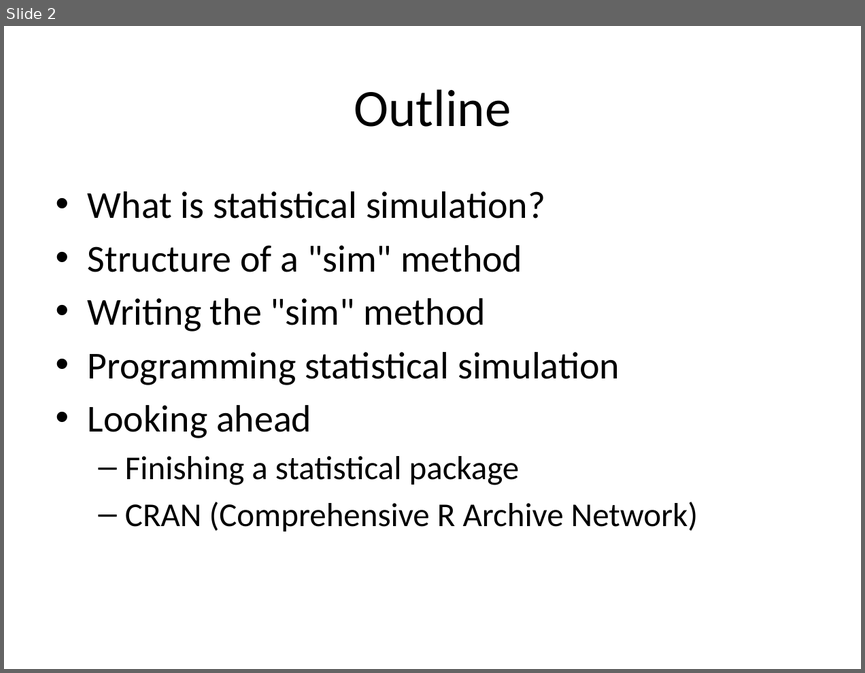
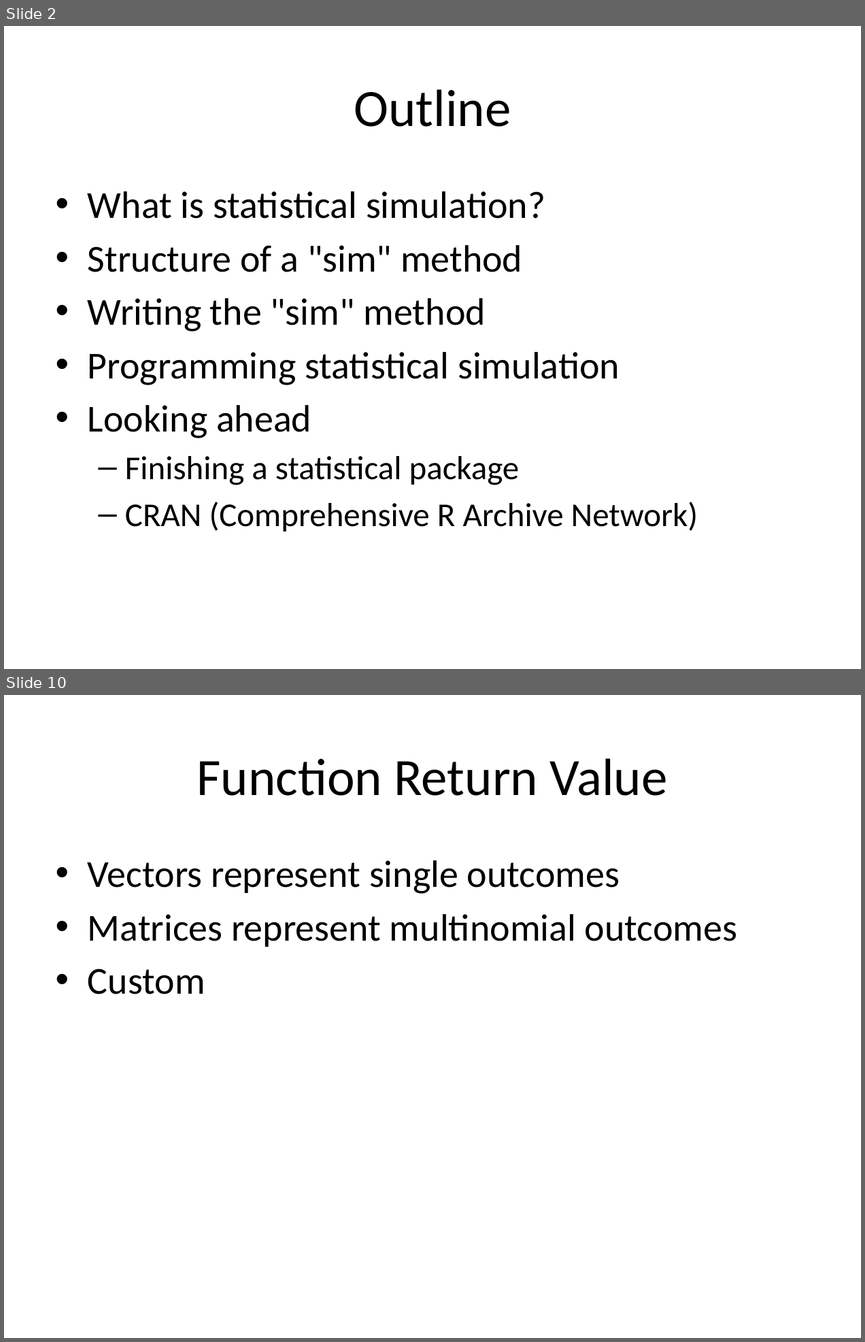
Before and after one commit to IQSS/Zelig4-Documentation, a slide deck: January-Class/Zelig_3_simulation.pptx. Shown one above the other, each under a label of ours: slide 2 before the commit, slides 2 and 10 after it; the slides between them are not shown. The pictures are 865x673 and 865x1342 pixels, drawn with LibreOffice and Linux fonts; fonts in the diff are those of the drawing. Boxes give left, top, right and bottom in pixels: in the first picture for what was removed or moved away, otherwise in the second. Text is boxed around its words. In the diff, an @@ line names an element or a change of style, - is before the commit and + after.

```diff
--- a/January-Class/Zelig_3_simulation.pptx
+++ b/January-Class/Zelig_3_simulation.pptx
@@ slide 10 added at [4,695,861,1338], background #FFFFFF @@
@@ title added at [197,758,668,796], 44 pt, text #000000 @@
+Function Return Value
@@ text added at [88,860,737,994], 32 pt, text #000000 @@
+• Vectors represent single outcomes
+• Matrices represent multinomial outcomes
+• Custom
```
Also in this commit, not shown: 8 other slides added, 1 other file.
